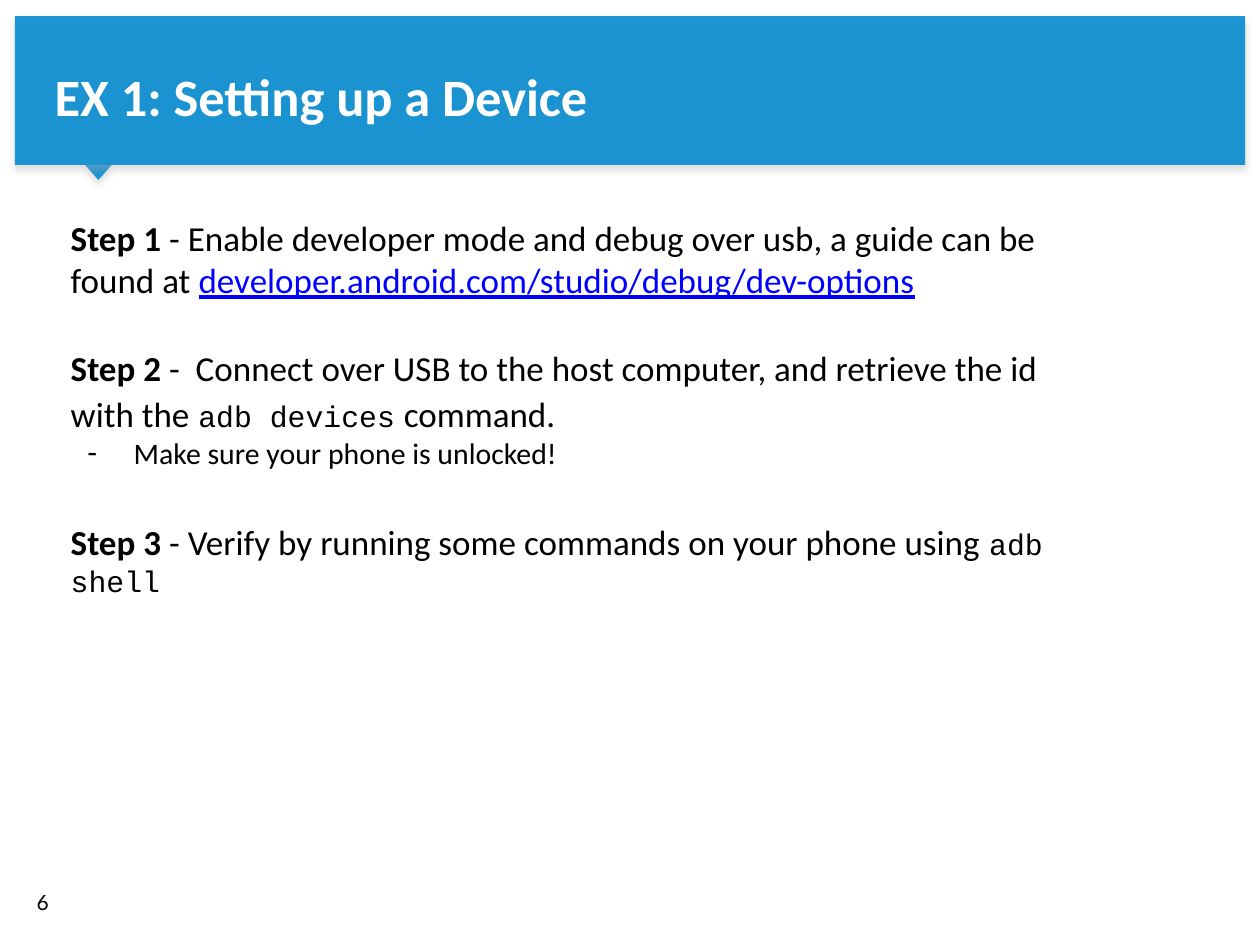
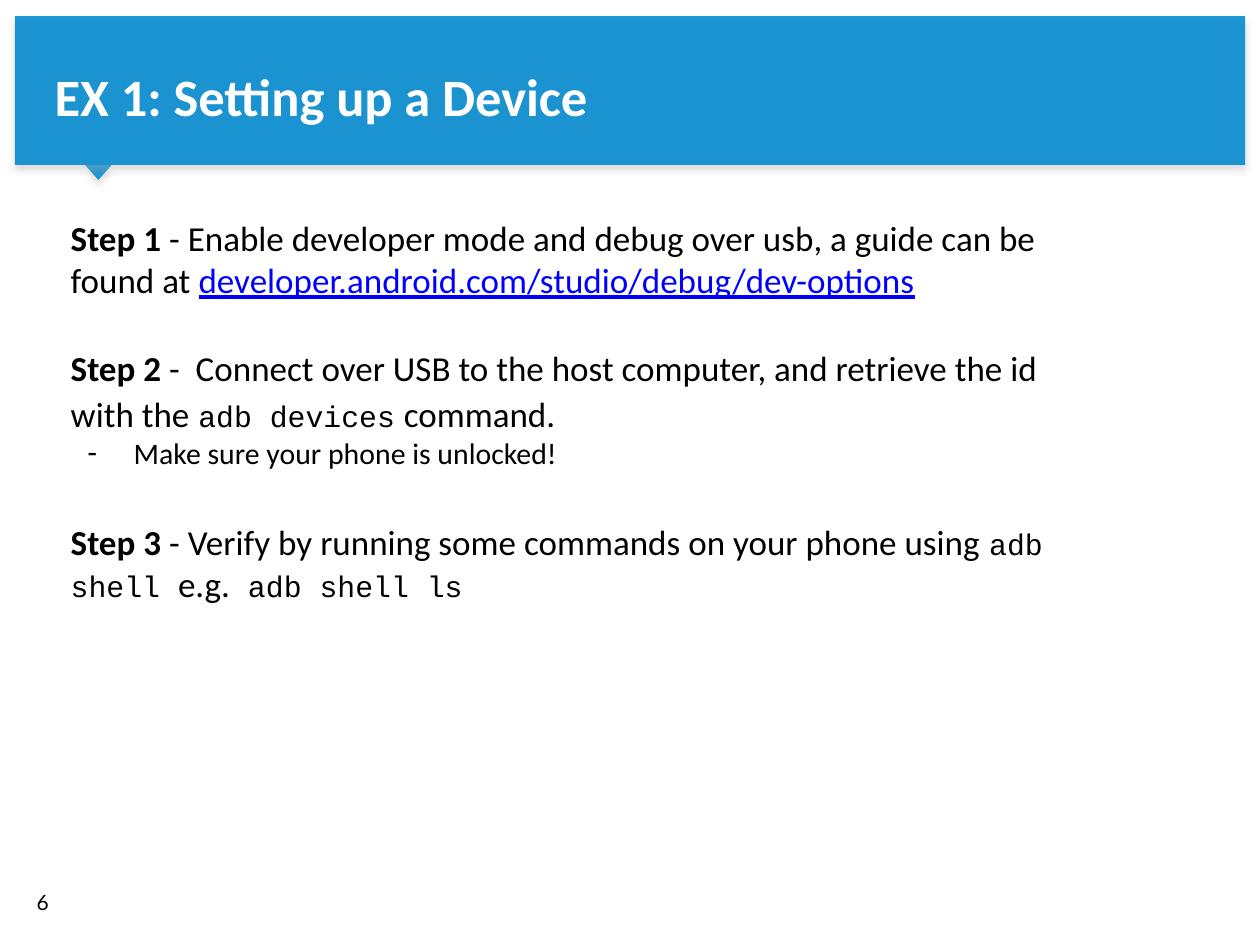
Before and after one commit to S2-group/green-lab, a slide deck: slide 6 of Lab 2/Green Lab - Lab 2.pptx. Drawn at 1260x945 pixels with LibreOffice and Linux fonts; fonts in the diff are those of the drawing; background and template pictures are left out. Boxes give left, top, right and bottom in pixels: in the first picture for what was removed or moved away, otherwise in the second. Text is boxed around its words. In the diff, an @@ line names an element or a change of style, - is before the commit and + after.

```diff
--- a/Lab 2/Green Lab - Lab 2.pptx
+++ b/Lab 2/Green Lab - Lab 2.pptx
@@ text at <box>71,530,1043,603</box>: text changed @@
-Step 3 - Verify by running some commands on your phone using adb shell
+Step 3 - Verify by running some commands on your phone using adb shell e.g. adb shell ls
```
Also in this commit, not shown: 4 other slides changed, 2 slides added, 1 other file.
